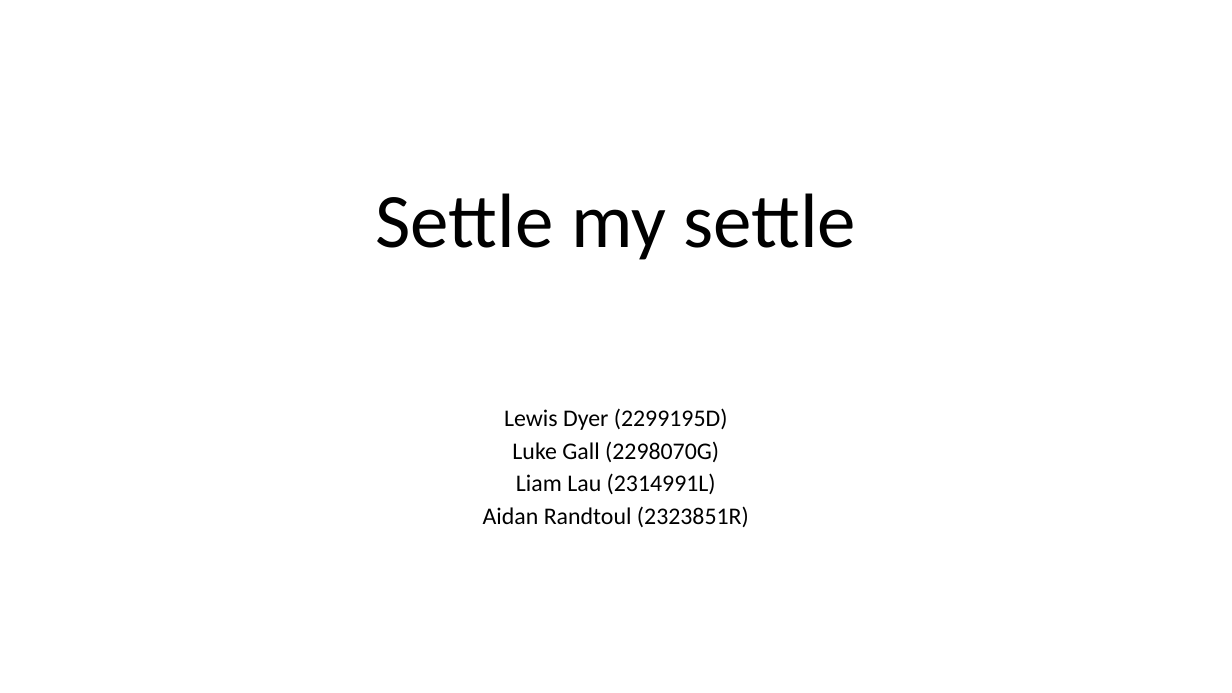
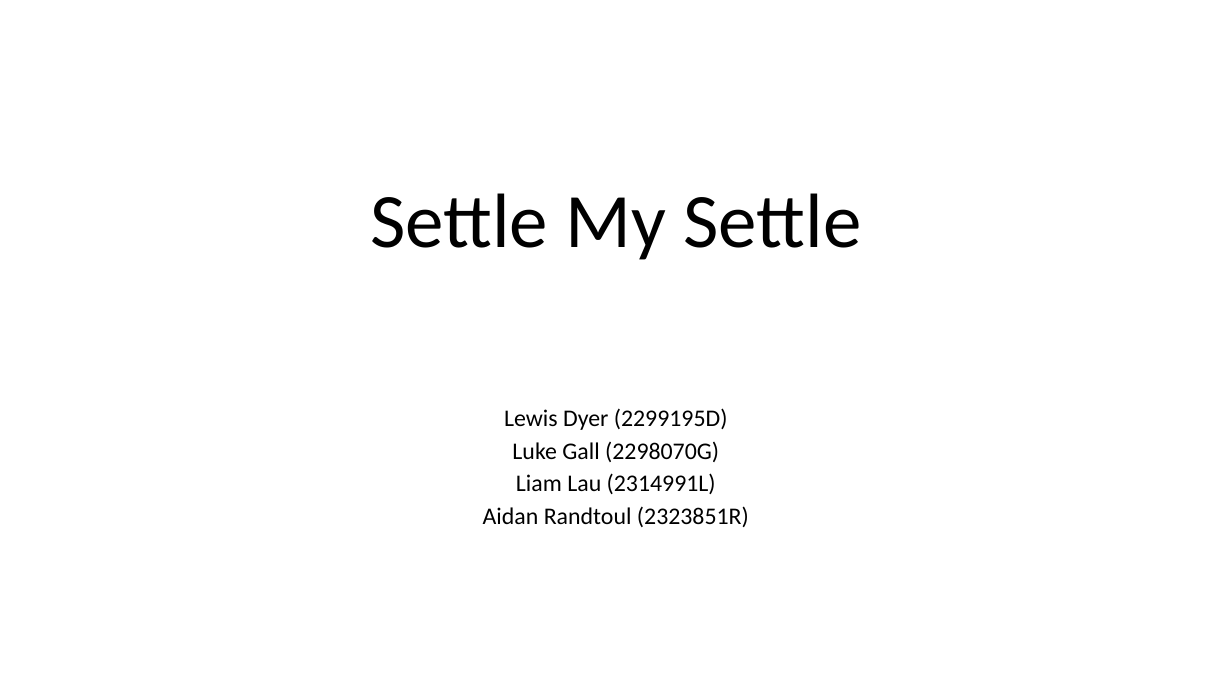
Before and after one commit to settlemysettle/SettleMySettle, a slide deck: slide 1 of DesignSpec.pptx. Drawn at 1232x693 pixels with LibreOffice and Linux fonts; fonts in the diff are those of the drawing. Boxes give left, top, right and bottom in pixels: in the first picture for what was removed or moved away, otherwise in the second. Text is boxed around its words. In the diff, an @@ line names an element or a change of style, - is before the commit and + after.

```diff
--- a/DesignSpec.pptx
+++ b/DesignSpec.pptx
@@ title at (x1=370, y1=193, x2=861, y2=260): text changed @@
-Settle my settle
+Settle My Settle
```
Also in this commit, not shown: 1 slide added, 1 slide removed.
